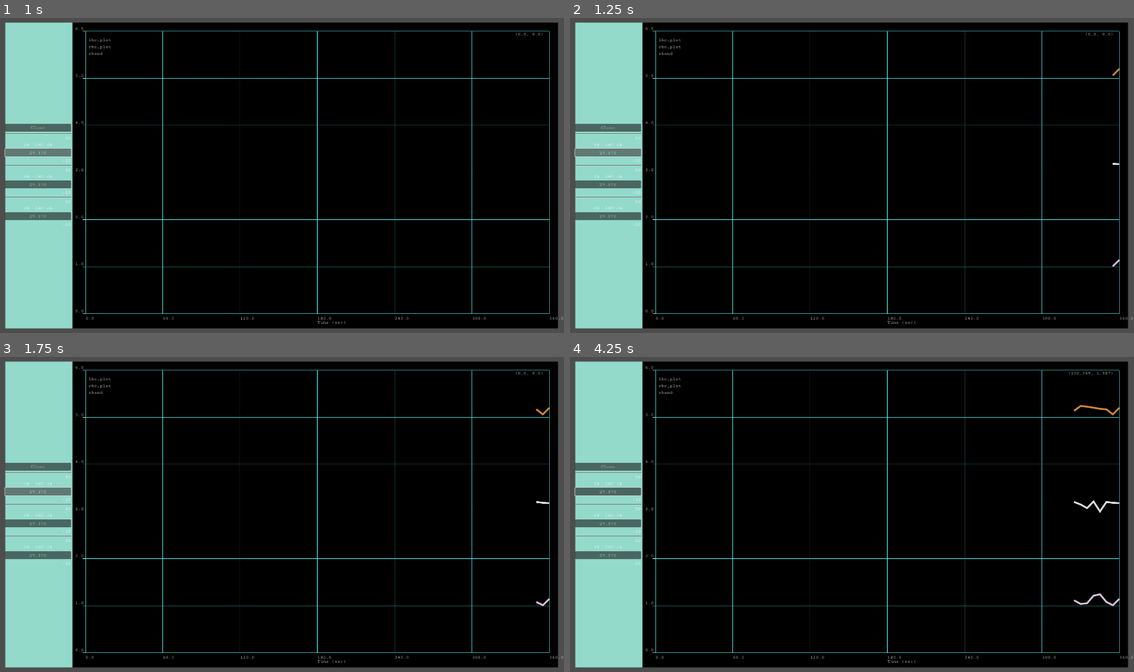
Above: before the commit, frames 1-4 (two rows, left to right).
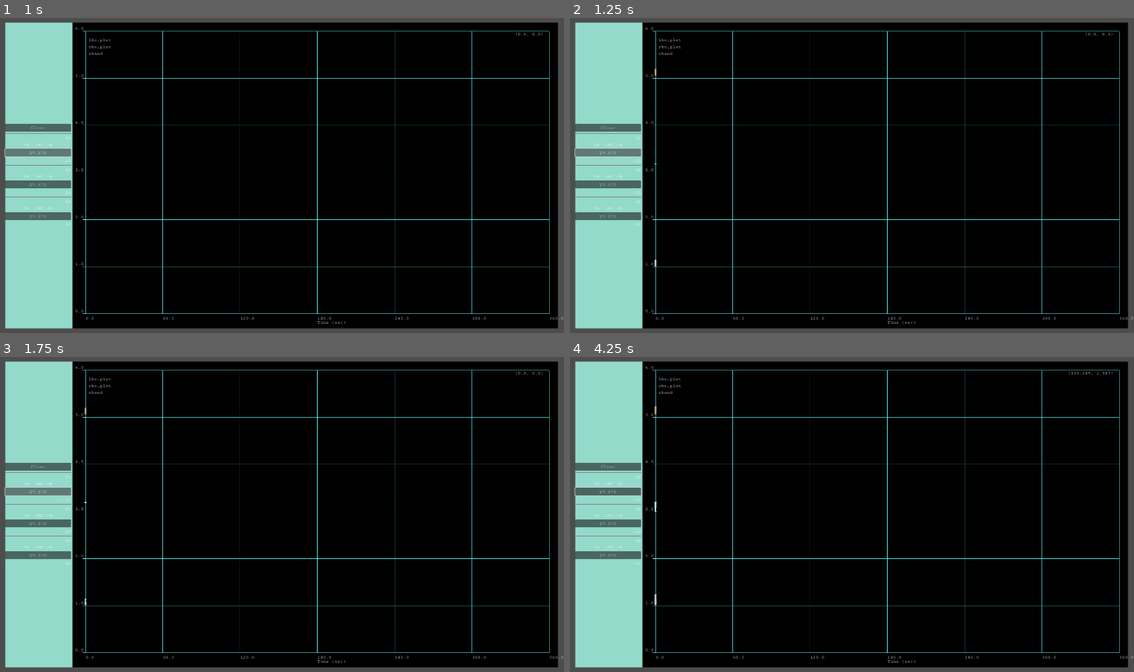
Above: after the commit, the same moments.

Repository: asfadmin/antenna-museum-exhibit
Game: Godot game, scene res://PlotControl.tscn
The game is run twice, just before and just after one commit, with the same random seed, the same clock (stepped at 60 frames per second) and the same inputs. This scene is started directly instead of the project's main scene.
Inputs (mouse positions are in pixels of both pictures, inside the frame that each line leads up to):
- Up to frame 1 (1 s): click "29.570" at 0.5 s
- Up to frame 2 (1.25 s): no input
- Up to frame 3 (1.75 s): click "29.570" at 1.25 s
- Up to frame 4 (4.25 s): click "29.570" at 2 s; move the mouse to (976, 498) at 2.77 s; click (976, 498) at 2.92 s; tap Enter at 3.5 s; drag from (739, 530) to (823, 577) at 3.52 s

Frame 1 is identical in both runs. In frame 2, less than 0.1% of the frame differs, in the area x 14-98%, y 15-80%; in frame 3, less than 0.1%; in frame 4, 0.3%.

Commit message:
feat: Update defaults for plot_control.gd

Diff:
--- a/exhibit-frontend/plot_control.gd
+++ b/exhibit-frontend/plot_control.gd
@@ -8,7 +8,8 @@
 var lhc_line = []
 var rhc_line = []
 var xband_line = []
-var x_max = 360
+var x_max = 0
+var x_min = -360
 var x = x_max
 var looped = false
 var shift_width = 5
@@ -52,7 +53,7 @@
 
 
 func _on_timer_timeout() -> void:
-	if x > 0:
+	if x > x_min:
 		if looped:
 			lhc_line = shift(lhc_line)
 			lhc_line.push_front(Vector2(x_max, randf_range(ranges["lhc"]["low"], ranges["lhc"]["high"])))
@@ -71,7 +72,7 @@
 			rhc_line.push_back(Vector2(x, randf_range(ranges["rhc"]["low"], ranges["rhc"]["high"])))
 			xband_line.push_back(Vector2(x, randf_range(ranges["xband"]["low"], ranges["xband"]["high"])))
 		x -= shift_width
-	elif x == 0:
+	elif x == x_min:
 		lhc_line.push_back(Vector2(x, randf_range(ranges["lhc"]["low"], ranges["lhc"]["high"])))
 		rhc_line.push_back(Vector2(x, randf_range(ranges["rhc"]["low"], ranges["rhc"]["high"])))
 		xband_line.push_back(Vector2(x_max, randf_range(ranges["xband"]["low"], ranges["xband"]["high"])))
